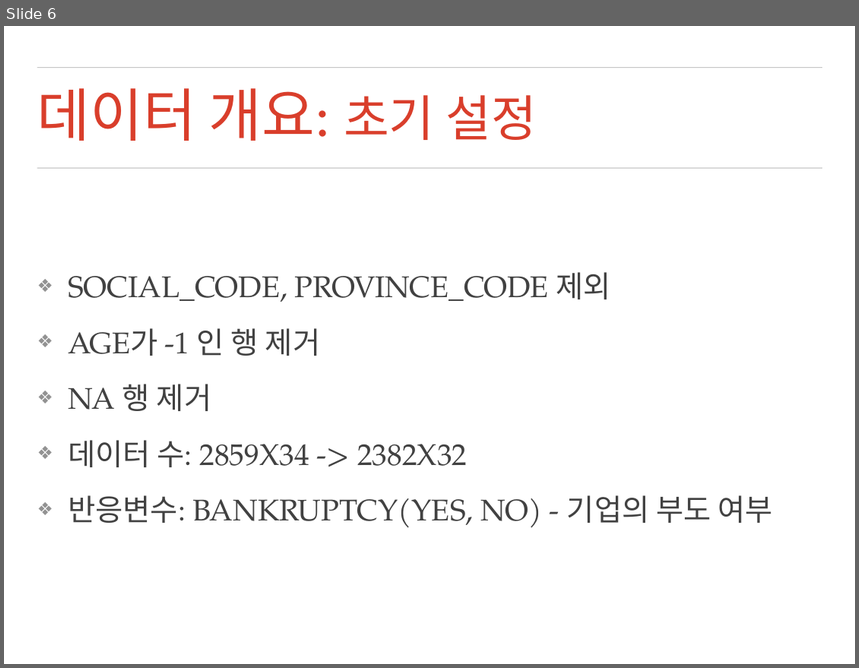
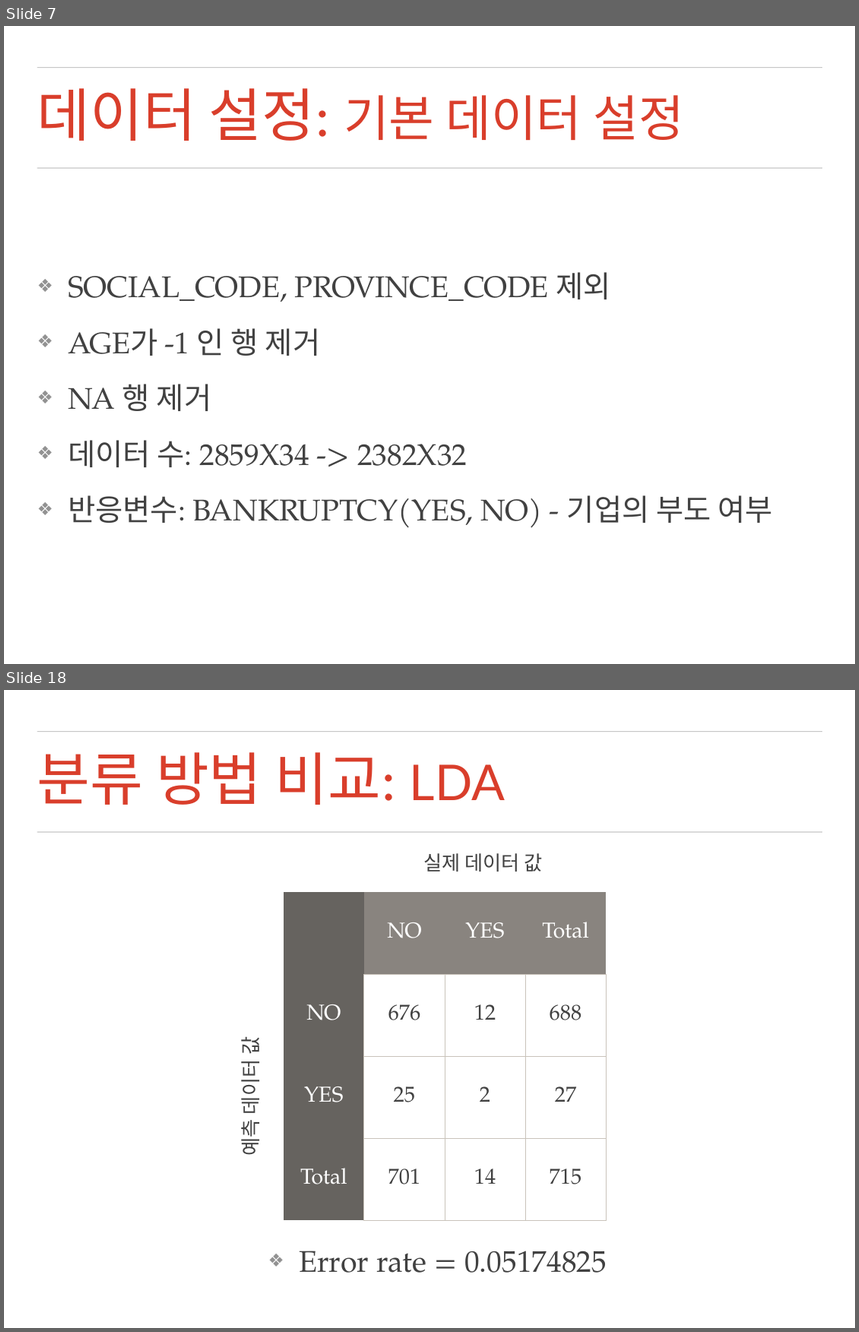
Before and after one commit to mrlee23/bankruptcy-prediction, a slide deck: presentation.pptx. Shown one above the other, each under a label of ours: slide 6 before the commit, slides 7 and 18 after it; the slides between them are not shown. The pictures are 859x668 and 859x1332 pixels, drawn with LibreOffice and Linux fonts; fonts in the diff are those of the drawing; background and template pictures are left out. Boxes give left, top, right and bottom in pixels: in the first picture for what was removed or moved away, otherwise in the second. Text is boxed around its words. In the diff, an @@ line names an element or a change of style, - is before the commit and + after.

```diff
--- a/presentation.pptx
+++ b/presentation.pptx
@@ slide 18 added at bbox=[4, 690, 855, 1328], background picture (left out); not listed: 2 template elements that a slide beside it also shows @@
@@ title added at bbox=[37, 752, 505, 805], 69.3 pt, text #D93E2B @@
+분류 방법 비교: LDA
@@ text added at bbox=[424, 853, 543, 872], 24 pt, text #414141 @@
+실제 데이터 값
@@ table added at bbox=[284, 892, 607, 1221], 4 rows, 4 columns @@
+ | NO | YES | Total
+NO | 676 | 12 | 688
+YES | 25 | 2 | 27
+Total | 701 | 14 | 715
@@ text added at bbox=[235, 1039, 264, 1155], 24 pt, text #414141 @@
+예측 데이터 값
@@ text added at bbox=[299, 1251, 607, 1273], 36 pt, text #414141 @@
+❖ Error rate = 0.05174825
@@ what was slide 6 is now slide 7 @@
@@ slide 7 changed as well @@
@@ title at bbox=[37, 88, 684, 141]: text changed; size 69.3 to 59.4 pt; font Calibri to Lato @@
-데이터 개요: 초기 설정
+데이터 설정: 기본 데이터 설정
```
Also in this commit, not shown: 16 other slides added, 1 slide removed, 9 other files.
